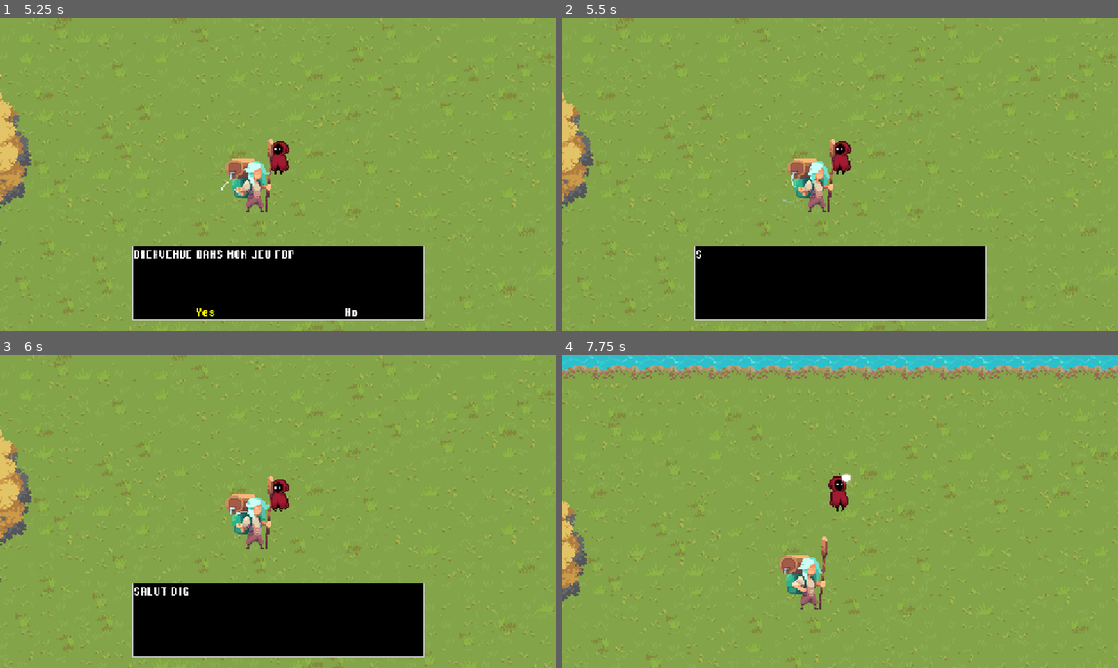
Above: before the commit, frames 1-4 (two rows, left to right).
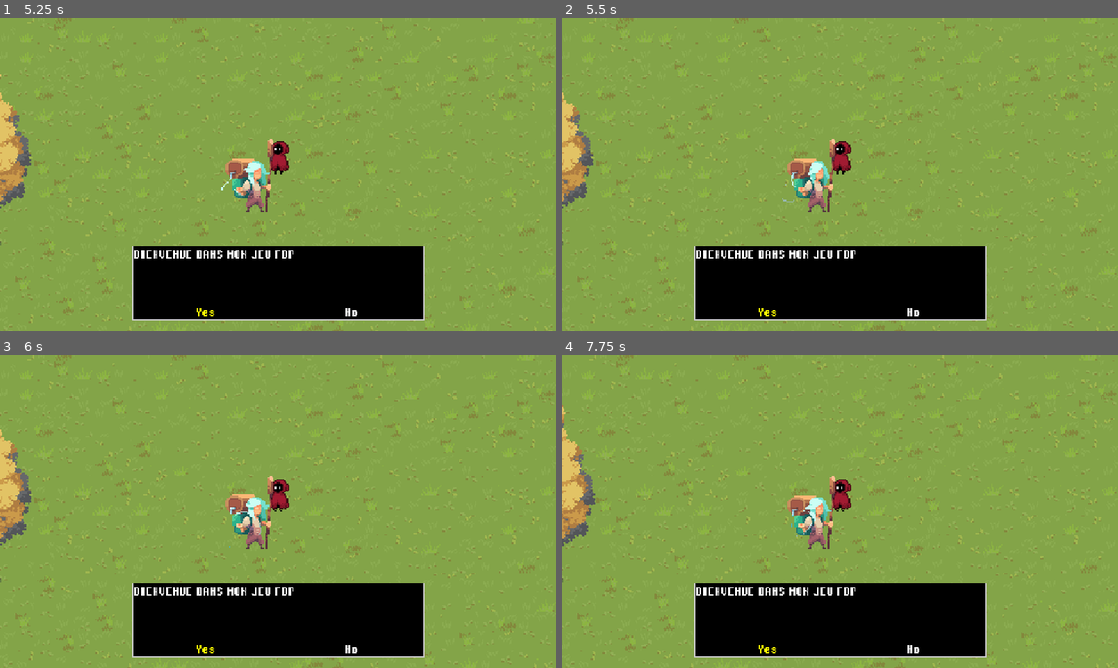
Above: after the commit, the same moments.

Repository: nxtdv/projectb_godot
Game: Godot game, scene res://scenes/main.tscn
Two runs of this game, one before a commit and one after it. Both use one fixed random seed, a clock stepped at 60 frames per second and the inputs below.
Inputs (mouse positions are in pixels of both pictures, inside the frame that each line leads up to):
- Up to frame 1 (5.25 s): tap Enter (ui_accept, bound only before the commit) at 0.5, 0.6, 0.77, 1.07, 1.52, 1.55, 1.82, 2.3, 3.02, 3.05, 3.32, 3.6, 3.77, 4.07, 4.52, 4.55, 4.82 s; move the mouse to (400, 158) at 0.52 s; hold D (Right) 0.53-1.28 s; move the mouse to (166, 190) at 1.27 s; hold S (Down) 1.28-2.03 s; click (166, 190) at 1.35 s; move the mouse to (333, 105) at 2.02 s; hold D (Right) 2.03-2.78 s; tap E (Interact) at 2.1, 5.1 s; move the mouse to (250, 237) at 2.77 s; hold W (Up) 2.78-3.53 s; tap Shift (Sprint) at 2.85 s; move the mouse to (444, 221) at 3.52 s; hold A (Left) 3.53-5.03 s; move the mouse to (111, 127) at 4.27 s; click (111, 127) at 4.35 s; move the mouse to (305, 174) at 5.02 s; hold S (Down) from 5.03 s (still down)
- Up to frame 2 (5.5 s): keep holding S (Down); tap Enter (ui_accept, bound only before the commit) at 5.3 s
- Up to frame 3 (6 s): move the mouse to (194, 433) at 5.77 s; release S (Down) at 5.78 s; hold D (Right) from 5.78 s (still down); tap Shift (Sprint) at 5.85 s
- Up to frame 4 (7.75 s): tap Enter (ui_accept, bound only before the commit) at 6.02, 6.05, 6.32, 6.6, 6.77, 7.07, 7.52, 7.55 s; move the mouse to (962, 495) at 6.52 s; release D (Right) at 6.53 s; hold W (Up) 6.53-7.28 s; move the mouse to (728, 527) at 7.27 s; hold D (Right) from 7.28 s (still down); click (728, 527) at 7.35 s

Frame 1 is identical in both runs. In frame 2, 0.4% of the frame differs, in the area x 24-65%, y 74-96%; in frame 3, 0.4%; in frame 4, 27%, in the area x 0-100%, y 0-100%.

Commit message:
feat(input): add ui_accept action to input map with default configuration
- configured ui_accept action with custom events and a deadzone of 0.5

Diff:
--- a/project.godot
+++ b/project.godot
@@ -30,6 +30,11 @@
 
 [input]
 
+ui_accept={
+"deadzone": 0.5,
+"events": [Object(InputEventKey,"resource_local_to_scene":false,"resource_name":"","device":-1,"window_id":0,"alt_pressed":false,"shift_pressed":false,"ctrl_pressed":false,"meta_pressed":false,"pressed":false,"keycode":0,"physical_keycode":69,"key_label":0,"unicode":101,"location":0,"echo":false,"script":null)
+]
+}
 Left={
 "deadzone": 0.2,
 "events": [Object(InputEventKey,"resource_local_to_scene":false,"resource_name":"","device":-1,"window_id":0,"alt_press …(192 unchanged characters)…
